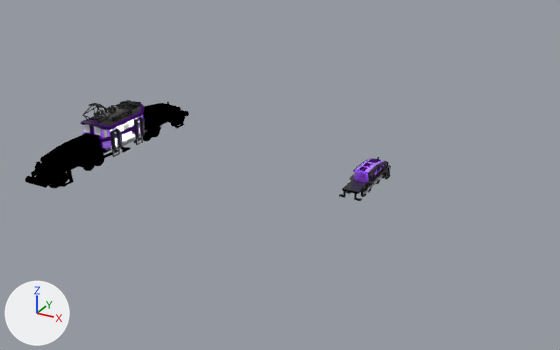
An edit to the Blender file objects/Vehicle/Train/CE68/OG_CE68.blend, drawn before and after from the same camera.
Before and after are seen from a 50 mm lens placed at (54.7, -61.7, 32.3), pointed at (15.4, 9.8, -3.4). Every picture has the same lights, and +X, +Y and +Z are marked at lower left.

Objects in the first picture: '2nd Wheels', '2nd Wheels.001', '3rd Wheels.001', 'Back Coupling', 'Back Coupling.001', 'Center Aligned Vents', 'Center Aligned Vents.001', 'Center Wheel', 'Center Wheel.001', 'Croc Hood', 'Croc Steeple', 'Fly Wheel.001', 'Front Coupling', 'Handrails', 'Holdout Hood', 'Hood Bars', 'Hood Bars.001', 'Lead Wheels.001', 'Steeple Bars'.
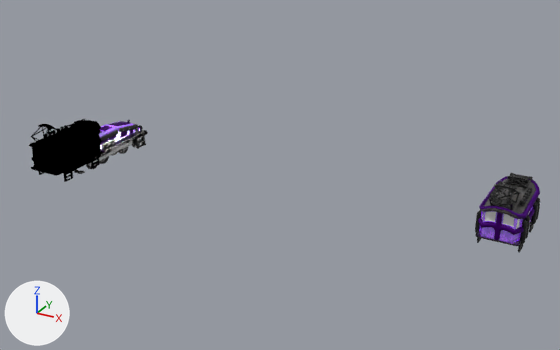
What differs and where, as boxes [x1, y1, x2, y2] in the pictures (560 x 350 px):
'Croc Steeple', moved
    before: [80, 101, 148, 157]
    after: [475, 174, 536, 253]
'Holdout Hood', deleted
    before: [31, 103, 185, 187]
'Croc Steeple Holdout', added
    after: [29, 120, 104, 182]
'Croc Hood', moved, turned
    before: [339, 158, 391, 201]
    after: [74, 121, 148, 174]
'Steeple Bars', moved
    before: [81, 103, 145, 142]
    after: [478, 176, 540, 241]
'Pantographs', moved
    before: [82, 100, 141, 123]
    after: [489, 173, 533, 210]
'Handrails', moved
    before: [110, 117, 145, 150]
    after: [475, 198, 540, 244]
'Steeple Bars.001', added
    after: [30, 123, 102, 171]
'Hood Bars.001', deleted
    before: [40, 103, 177, 166]
'Pantographs.001', added
    after: [31, 119, 97, 145]
'Handrails.001', added
    after: [61, 138, 101, 174]
'Center Aligned Vents.001', deleted
    before: [48, 102, 170, 160]
'Hood Bars', moved, turned
    before: [353, 158, 386, 176]
    after: [100, 121, 138, 141]
'2nd Wheels.001', deleted
    before: [32, 115, 185, 188]
'Center Aligned Vents', moved, turned
    before: [359, 157, 381, 171]
    after: [100, 120, 131, 133]
'Fly Wheel.001', deleted
    before: [25, 110, 189, 188]
'Back Coupling.001', deleted
    before: [86, 127, 161, 166]
'3rd Wheels.001', deleted
    before: [94, 129, 152, 166]
'Back Coupling', moved, turned
    before: [363, 179, 378, 195]
    after: [89, 147, 120, 166]
'Center Wheel.001', deleted
    before: [83, 125, 160, 171]
'Center Wheel', moved, turned
    before: [346, 186, 367, 197]
    after: [86, 156, 98, 169]
'3rd Wheels', moved, turned
    before: [367, 184, 372, 192]
    after: [100, 151, 109, 164]
'Front Coupling', moved, turned
    before: [374, 175, 383, 182]
    after: [111, 142, 133, 151]
'2nd Wheels', moved, turned
    before: [375, 179, 381, 184]
    after: [118, 141, 128, 154]
'Lead Wheels.001', deleted
    before: [63, 119, 175, 183]
'Lead Wheels', moved, turned
    before: [382, 172, 385, 179]
    after: [132, 139, 139, 147]

The change, as a diff of the scene's bpy script:
```diff
--- a/objects/Vehicle/Train/CE68/OG_CE68.blend.py
+++ b/objects/Vehicle/Train/CE68/OG_CE68.blend.py
@@ me_cube_009 @@
 me_cube_009.from_pydata(...)  # 1252 vertices, 1019 faces; spans x -1.94..0.0, y -3.36..7.88, z 0.04..3.17
+# me_cube_009 part 1: the whole mesh is moved by (0.0, -4.1, 0.0)
 me_cube_009.materials.append(mat_company_color_1_metallic)
@@ ob_croc_steeple @@
 ob_croc_steeple = bpy.data.objects.new('Croc Steeple', me_cube_001)
-ob_croc_steeple.location = (0.0, 0.0, 0.0)
+ob_croc_steeple.location = (43.11, 0.0, 0.0)
 _m = ob_croc_steeple.modifiers.new('Mirror', 'MIRROR')
@@ ob_croc_hood @@
 ob_croc_hood = bpy.data.objects.new('Croc Hood', me_cube_009)
-ob_croc_hood.location = (16.83, 30.27, -13.6)
+ob_croc_hood.location = (0.0, 0.0, 0.0)
+ob_croc_hood.rotation_euler = (0.0, 0.0, 6.283)  # degrees (0, 0, 360)
 _m = ob_croc_hood.modifiers.new('Mirror', 'MIRROR')
@@ ob_lead_wheels @@
 ob_lead_wheels.parent = ob_croc_hood
-ob_lead_wheels.location = (0.0, 6.089, 0.479)
+ob_lead_wheels.location = (0.0, 1.99, 0.479)
 ob_lead_wheels.scale = (0.89, 0.89, 0.89)
@@ ob_2nd_wheels @@
 ob_2nd_wheels.parent = ob_croc_hood
-ob_2nd_wheels.location = (0.0, 3.97, 0.808)
+ob_2nd_wheels.location = (0.0, -0.128, 0.808)
 ob_2nd_wheels.scale = (0.89, 0.89, 0.89)
@@ ob_3rd_wheels @@
 ob_3rd_wheels.parent = ob_croc_hood
-ob_3rd_wheels.location = (0.0, 0.654, 0.808)
+ob_3rd_wheels.location = (0.0, -3.445, 0.808)
 ob_3rd_wheels.scale = (0.89, 0.89, 0.89)
@@ ob_center_wheel @@
 ob_center_wheel.parent = ob_croc_hood
-ob_center_wheel.location = (0.0, -1.044, 0.808)
+ob_center_wheel.location = (0.0, -5.142, 0.808)
 ob_center_wheel.scale = (0.89, 0.89, 0.89)
@@ ob_hood_bars @@
 ob_hood_bars.parent = ob_croc_hood
-ob_hood_bars.location = (0.0, -3.364, 0.0)
+ob_hood_bars.location = (0.0, -7.462, 0.0)
 _m = ob_hood_bars.modifiers.new('Mirror', 'MIRROR')
@@ ob_center_aligned_vents @@
 ob_center_aligned_vents.parent = ob_croc_hood
-ob_center_aligned_vents.location = (0.0, 1.901, 3.172)
+ob_center_aligned_vents.location = (0.0, -2.197, 3.172)
 _m = ob_center_aligned_vents.modifiers.new('Mirror', 'MIRROR')
@@ ob_fly_wheel @@
 ob_fly_wheel.parent = ob_croc_hood
-ob_fly_wheel.location = (0.0, 5.226, 0.954)
+ob_fly_wheel.location = (0.0, 1.127, 0.954)
 _m = ob_fly_wheel.modifiers.new('Mirror', 'MIRROR')
@@ ob_back_coupling @@
 ob_back_coupling = bpy.data.objects.new('Back Coupling', me_cube_028)
-ob_back_coupling.location = (15.29, 34.38, -13.77)
+ob_back_coupling.location = (-1.54, 0.01, -0.17)
 _m = ob_back_coupling.modifiers.new('Mirror', 'MIRROR')
@@ ob_front_coupling @@
 ob_front_coupling = bpy.data.objects.new('Front Coupling', me_cube_026)
-ob_front_coupling.location = (15.29, 34.38, -13.6)
+ob_front_coupling.location = (-1.54, 0.01, 0.0)
 _m = ob_front_coupling.modifiers.new('Mirror', 'MIRROR')
@@ ob_holdout_hood @@
-ob_holdout_hood = bpy.data.objects.new('Holdout Hood', me_cube_029)
@@ ob_lead_wheels_001 @@
-ob_lead_wheels_001 = bpy.data.objects.new('Lead Wheels.001', me_circle_009)
@@ ob_2nd_wheels_001 @@
-ob_2nd_wheels_001 = bpy.data.objects.new('2nd Wheels.001', me_circle_010)
@@ ob_3rd_wheels_001 @@
-ob_3rd_wheels_001 = bpy.data.objects.new('3rd Wheels.001', me_circle_011)
@@ ob_center_wheel_001 @@
-ob_center_wheel_001 = bpy.data.objects.new('Center Wheel.001', me_circle_012)
@@ ob_hood_bars_001 @@
-ob_hood_bars_001 = bpy.data.objects.new('Hood Bars.001', me_cube_030)
@@ ob_center_aligned_vents_001 @@
-ob_center_aligned_vents_001 = bpy.data.objects.new('Center Aligned Vents.001', me_cube_031)
@@ ob_drive_peg_001 @@
-ob_drive_peg_001 = bpy.data.objects.new('Drive Peg.001', me_cube_032)
@@ ob_fly_wheel_001 @@
-ob_fly_wheel_001 = bpy.data.objects.new('Fly Wheel.001', me_cube_033)
@@ ob_back_coupling_001 @@
-ob_back_coupling_001 = bpy.data.objects.new('Back Coupling.001', me_cube_034)
@@ ob_pantographs_001 @@
+ob_pantographs_001 = bpy.data.objects.new('Pantographs.001', me_cube_005)  # 1792 vertices, 1500 faces; spans x -0.98..0.97, y -3.76..3.76, z 3.79..5.54
+ob_pantographs_001.parent = ob_croc_steeple_holdout
+ob_pantographs_001.location = (0.0, 0.0, 0.699)
@@ ob_croc_steeple_holdout @@
+ob_croc_steeple_holdout = bpy.data.objects.new('Croc Steeple Holdout', me_cube_003)  # 620 vertices, 528 faces, 5 loose edges; spans x -1.8..0.2, y 0.0..4.06, z 0.53..5.06; modifiers MIRROR
+ob_croc_steeple_holdout.location = (0.0, -7.35, 0.0)
@@ ob_steeple_bars_001 @@
+ob_steeple_bars_001 = bpy.data.objects.new('Steeple Bars.001', me_cube_004)  # 32 vertices, 0 faces, 31 loose edges; spans x -1.7..0.0, y 0.0..3.5, z 1.64..4.47; modifiers MIRROR, SKIN, SUBSURF
+ob_steeple_bars_001.parent = ob_croc_steeple_holdout
+ob_steeple_bars_001.location = (0.0, 0.0, 0.0)
```
